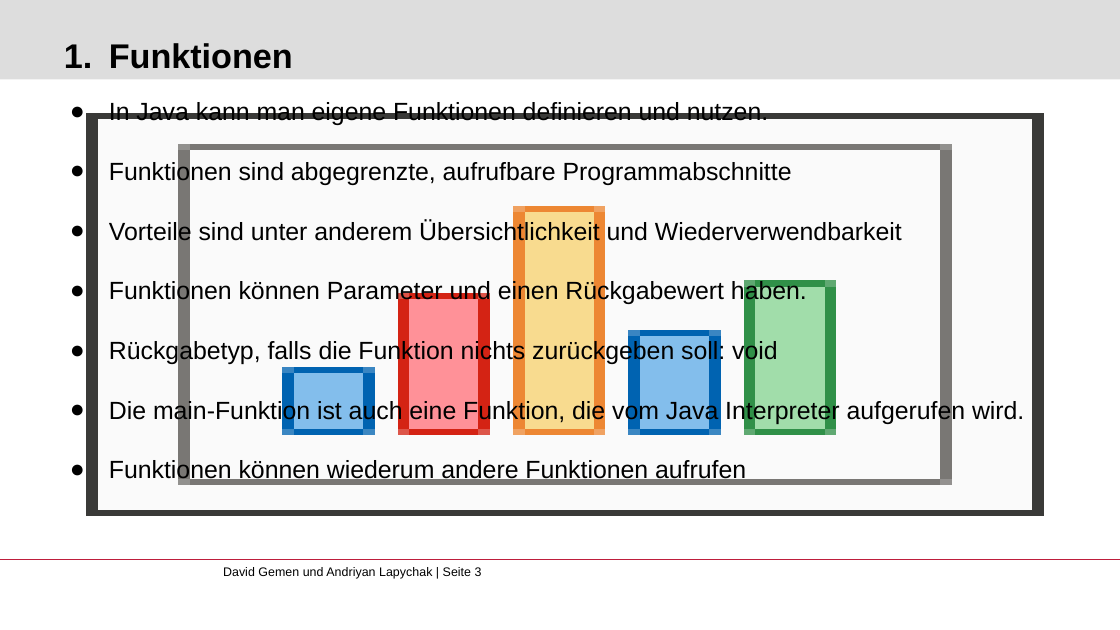
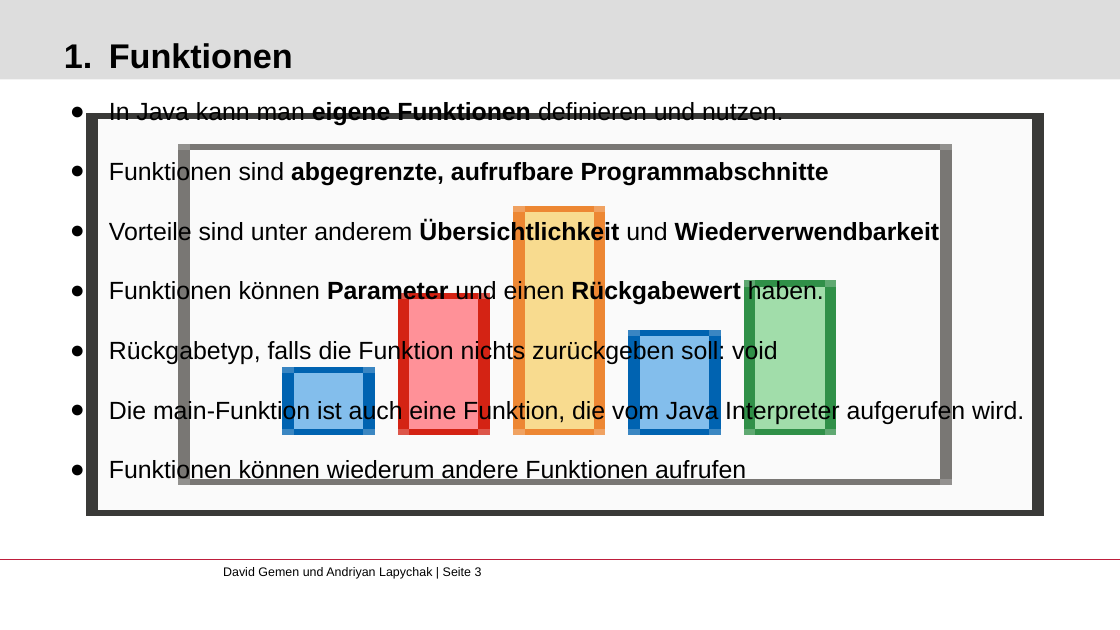
Before and after one commit to gemdav/Programmieren-1-Tutorium, a slide deck: slide 3 of slides/04_functions_classes_packages.pptx. Drawn at 1120x630 pixels with LibreOffice and Linux fonts; fonts in the diff are those of the drawing; background and template pictures are left out. Boxes give left, top, right and bottom in pixels: in the first picture for what was removed or moved away, otherwise in the second. Text is boxed around its words. In the diff, an @@ line names an element or a change of style, - is before the commit and + after.

```diff
--- a/slides/04_functions_classes_packages.pptx
+++ b/slides/04_functions_classes_packages.pptx
@@ text at (109, 102, 939, 305): bold on in "eigene Funktionen", "abgegrenzte, aufrufbare Programmabschnitte", "Übersichtlichkeit Wiederverwendbarkeit", "Parameter Rückgabewert" @@
```
Also in this commit, not shown: 3 other slides changed, 8 other files.
